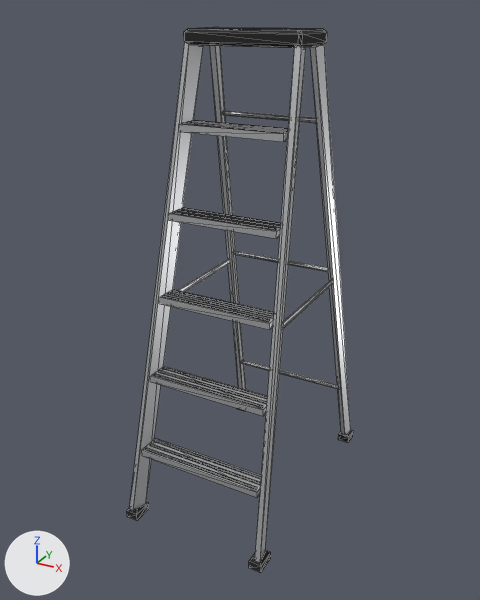
The glTF model apps/desktop/src/view3d/assets/pit/stepladder-6ft.glb as it was, and as the next commit left it.
The view is the same before and after, from a 50 mm lens placed at (1.12, -2.14, 1.89), pointed at (-0.02, -0.06, 0.85). Every picture has the same lights, and +X, +Y and +Z are marked at lower left. The picture after the commit comes second. Mesh edges are drawn as thin lines. Where no turn or scale is listed for an object, it has been applied to the vertices. Vertices at exactly the same position are counted once.

The first picture shows 'aluminum', 'rubber'.
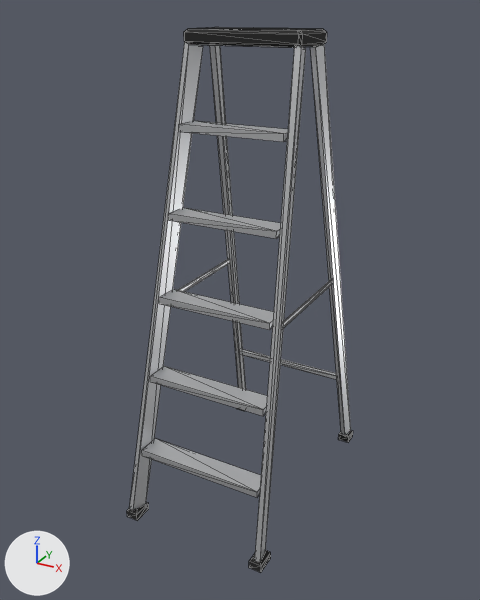
Pixel boxes (x1, y1, x2, y2) of what changed, in the pictures (480 x 600 px):
part 1 of me_aluminum, added: after (240, 349, 337, 380)
part 2 of me_aluminum, deleted: before (241, 360, 337, 389)
part 3 of me_aluminum, deleted: before (233, 251, 328, 272)
part 4 of me_aluminum, deleted: before (223, 111, 316, 123)
part 5 of me_rubber, deleted: before (145, 120, 288, 489)

The change in detail:
me_aluminum is used by ob_aluminum; location (0.0, 0.0, 0.0).
me_aluminum had 136 vertices, 216 faces and spanned x -0.3..0.3, y -0.5..0.47, z 0.02..1.79.
me_aluminum now has 96 vertices, 144 faces and spans x -0.3..0.3, y -0.5..0.47, z 0.02..1.79.
me_aluminum part 1: a new loose piece, a box spanning x -0.264..0.264, y 0.356..0.376, z 0.356..0.376, in mat_aluminum (light grey #dfe1e3).
me_aluminum part 2: the loose piece of 16 vertices spanning x -0.25..0.25, y 0.37..0.39, z 0.3..0.31 is deleted.
me_aluminum part 3: the loose piece of 16 vertices spanning x -0.23..0.23, y 0.25..0.26, z 0.91..0.92 is deleted.
me_aluminum part 4: the loose piece of 16 vertices spanning x -0.2..0.2, y 0.12..0.14, z 1.52..1.53 is deleted.
me_rubber is used by ob_rubber; location (0.0, 0.0, 0.0).
me_rubber had 184 vertices, 288 faces and spanned x -0.31..0.31, y -0.5..0.47, z 0.0..1.83.
me_rubber now has 64 vertices, 108 faces and spans x -0.31..0.31, y -0.5..0.47, z 0.0..1.83.
me_rubber part 5: 15 loose pieces with 120 vertices, spanning x -0.24..0.24, y -0.43..-0.1, z 0.3..1.53, are deleted.
